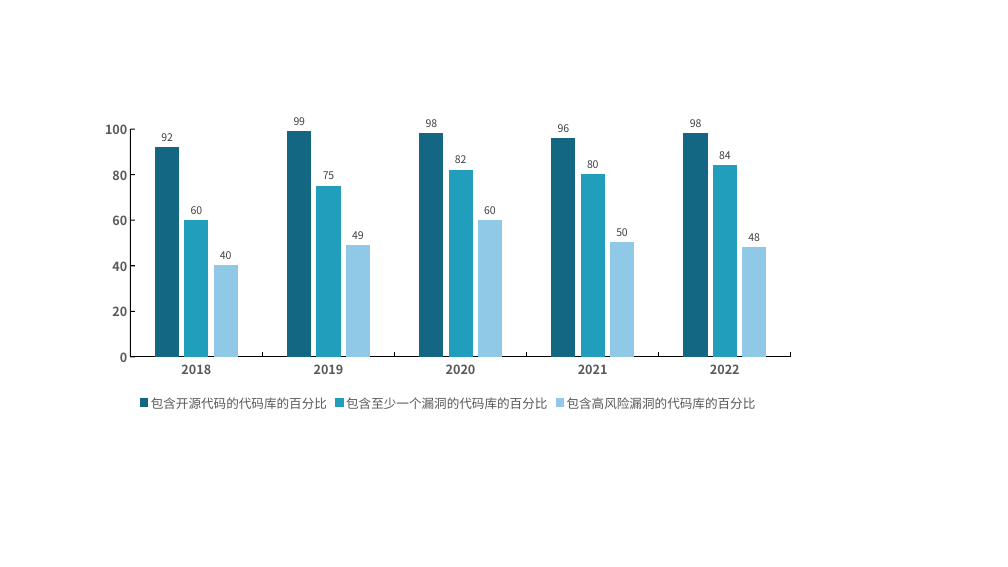
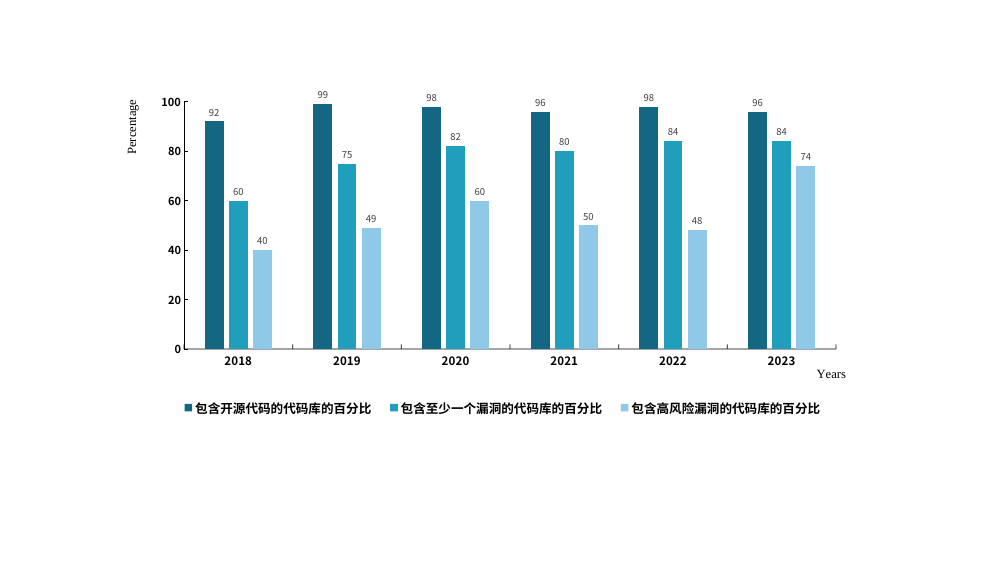
Before and after one commit to Wangdan-code/New_Graduation_Thesis, a slide deck: slide 1 of graduate-thesis/figures/ppt.pptx. Drawn at 1008x567 pixels with LibreOffice and Linux fonts; fonts in the diff are those of the drawing. Boxes give left, top, right and bottom in pixels: in the first picture for what was removed or moved away, otherwise in the second. Text is boxed around its words. In the diff, an @@ line names an element or a change of style, - is before the commit and + after.

```diff
--- a/graduate-thesis/figures/ppt.pptx
+++ b/graduate-thesis/figures/ppt.pptx
@@ column chart at (113,87,851,439) @@
-categories: 2018, 2019, 2020, 2021, 2022
+categories: 2018, 2019, 2020, 2021, 2022, 2023
-包含开源代码的代码库的百分比: 92, 99, 98, 96, 98
+包含开源代码的代码库的百分比: 92, 99, 98, 96, 98, 96
@@ data labels of 包含开源代码的代码库的百分比 changed @@
-包含至少一个漏洞的代码库的百分比: 60, 75, 82, 80, 84
+包含至少一个漏洞的代码库的百分比: 60, 75, 82, 80, 84, 84
@@ data labels of 包含至少一个漏洞的代码库的百分比 changed @@
-包含高风险漏洞的代码库的百分比: 40, 49, 60, 50, 48
+包含高风险漏洞的代码库的百分比: 40, 49, 60, 50, 48, 74
@@ data labels of 包含高风险漏洞的代码库的百分比 changed @@
@@ category axis title "" to "Years " @@
@@ value axis title "" to "Percentage " @@
@@ legend changed @@
@@ category axis changed @@
@@ value axis changed @@
@@ column chart: place and size @@
-column chart at (91,113,805,415)
+column chart at (113,87,851,439)
```
Also in this commit, not shown: 5 other slides changed, 1 slide added, 2 slides removed, 15 other files.
